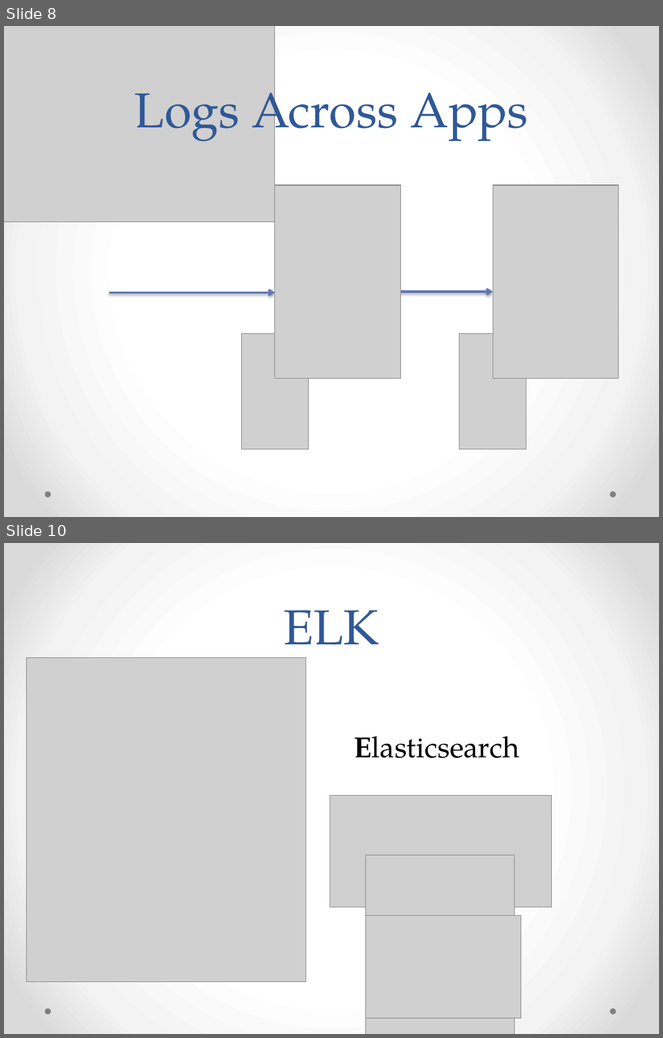
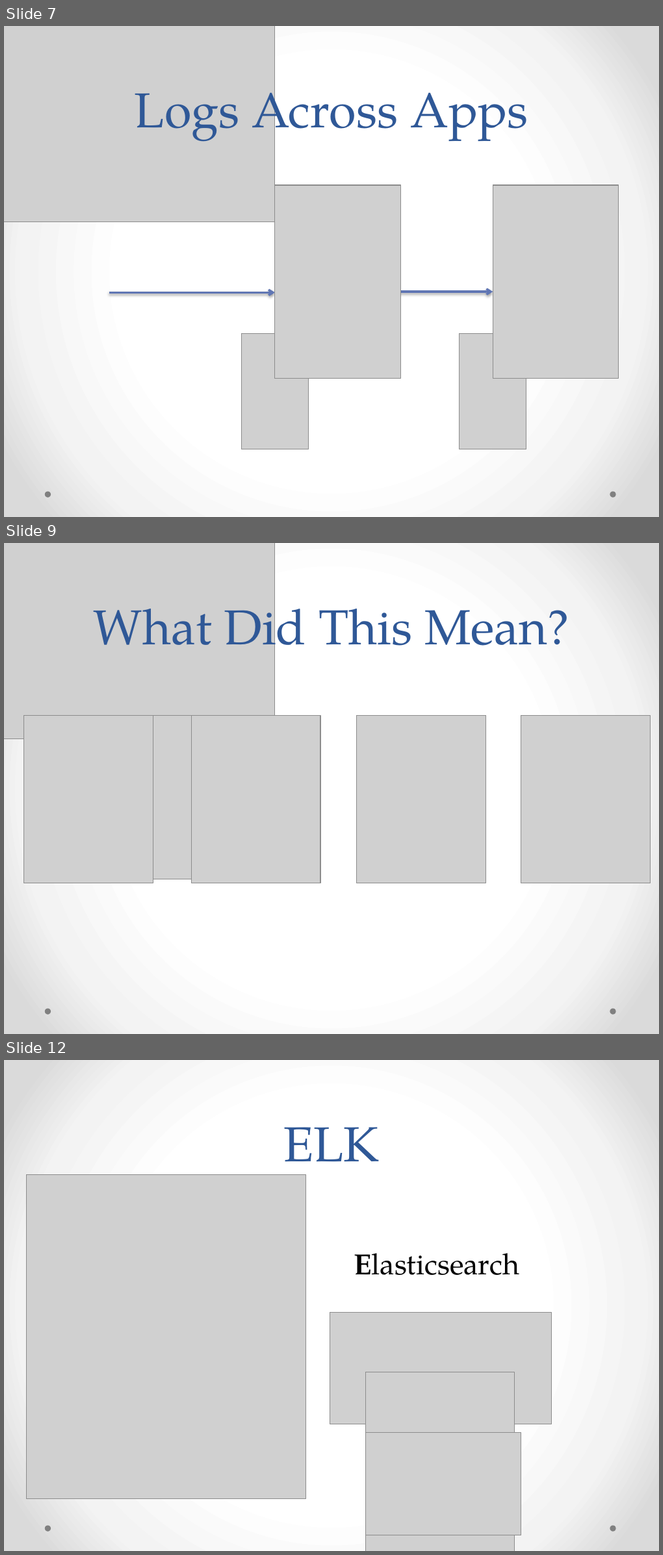
Before and after one commit to solidjb/elk-demo, a slide deck: oclc-elk.pptx. Shown one above the other, each under a label of ours: slides 8 and 10 before the commit, slides 7, 9 and 12 after it; the slides between them are not shown. The pictures are 663x1038 and 663x1555 pixels, drawn with LibreOffice and Linux fonts; fonts in the diff are those of the drawing; grey boxes stand for pictures. Boxes give left, top, right and bottom in pixels: in the first picture for what was removed or moved away, otherwise in the second. Text is boxed around its words. In the diff, an @@ line names an element or a change of style, - is before the commit and + after.

```diff
--- a/oclc-elk.pptx
+++ b/oclc-elk.pptx
@@ slide 9 added at [4, 543, 659, 1034], background gradient #FFFFFF to #F4F4F4 to #DADADA; not listed: 2 template elements that a slide beside it also shows @@
@@ picture added at [4, 543, 275, 738] @@
@@ title added at [94, 593, 570, 663], 54 pt, text #2F5897 @@
+What Did This Mean?
@@ picture added at [24, 716, 153, 884] @@
@@ picture added at [124, 716, 274, 880] @@
@@ picture added at [191, 716, 321, 884] @@
@@ picture added at [356, 716, 486, 884] @@
@@ picture added at [372, 716, 486, 870] @@
@@ picture added at [521, 716, 650, 884] @@
@@ what was slide 8 is now slide 7 @@
@@ what was slide 10 is now slide 12 @@
```
Also in this commit, not shown: 1 slide changed, 8 other slides added, 2 slides removed.
